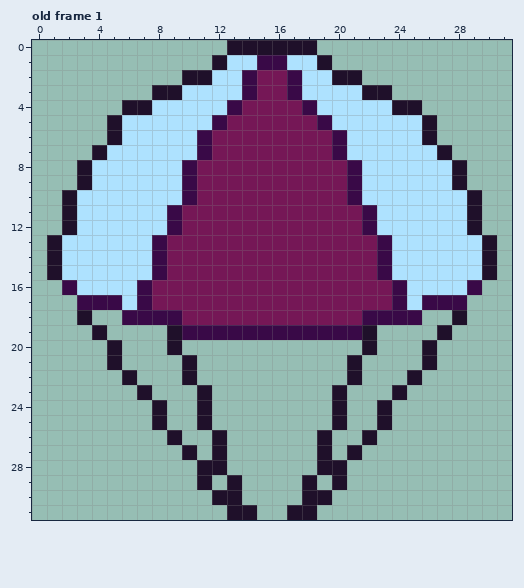
Pixel-art file -- assets/parachute.aseprite. Above: the version before the commit.
32x32 pixels, 1 frame. Shown: old frame 1. The commit also changed other frames, which this record leaves out.
The result:
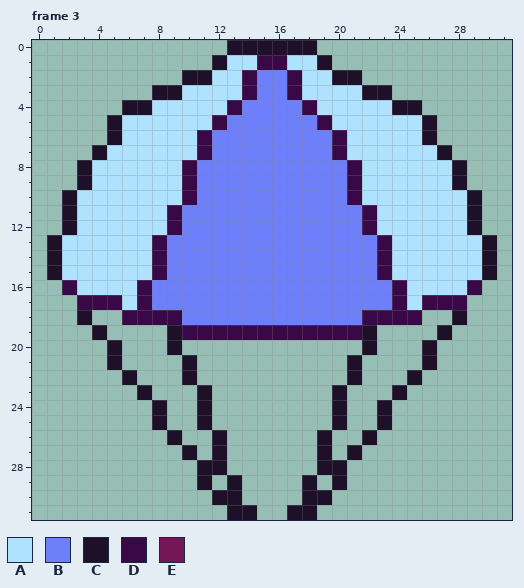
Palette (. is transparent): A #aee2ff  B #6d80fa  C #1f102a  D #390947  E #751756
A new or re-ordered frame is compared with the old frame closest to it.
The exact change:
frames 1 -> 6
Frame 3 is new; against old frame 1:
y 2..3: x 15..16 EE -> BB
y 4: x 14..17 EEEE -> BBBB
y 5: x 13..18 EEEEEE -> BBBBBB
y 6..7: x 12..19 EEEEEEEE -> BBBBBBBB
y 8..10: x 11..20 EEEEEEEEEE -> BBBBBBBBBB
y 11..12: x 10..21 EEEEEEEEEEEE -> BBBBBBBBBBBB
y 13..15: x 9..22 EEEEEEEEEEEEEE -> BBBBBBBBBBBBBB
y 16..17: x 8..23 EEEEEEEEEEEEEEEE -> BBBBBBBBBBBBBBBB
y 18: x 10..21 EEEEEEEEEEEE -> BBBBBBBBBBBB
Boxes around the changes in both pictures, in picture pixels (x1, y1, x2, y2):
changed: (152, 70, 392, 325)
